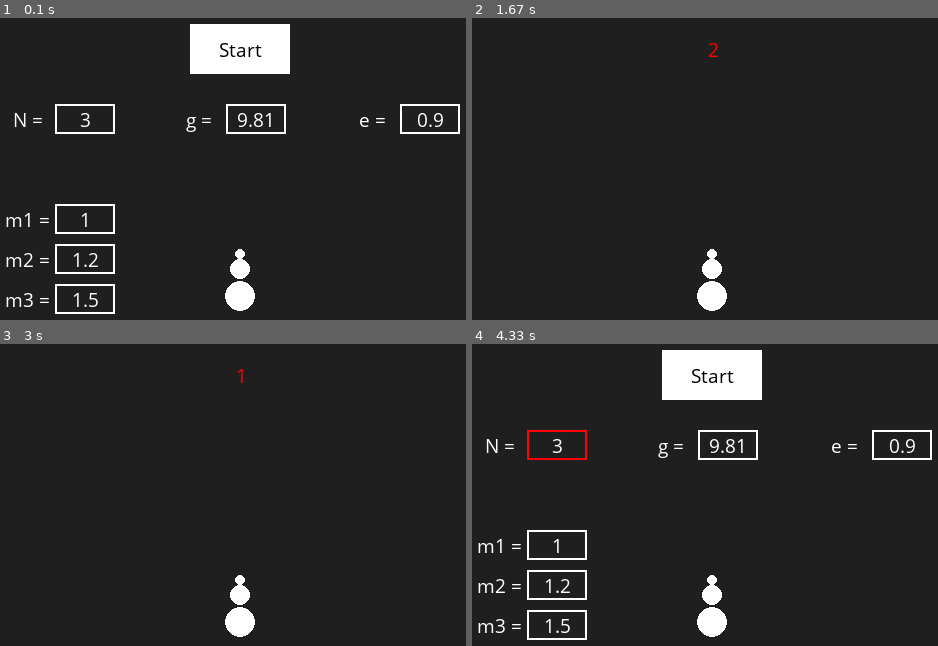
Above: before the commit, frames 1-4 (two rows, left to right).
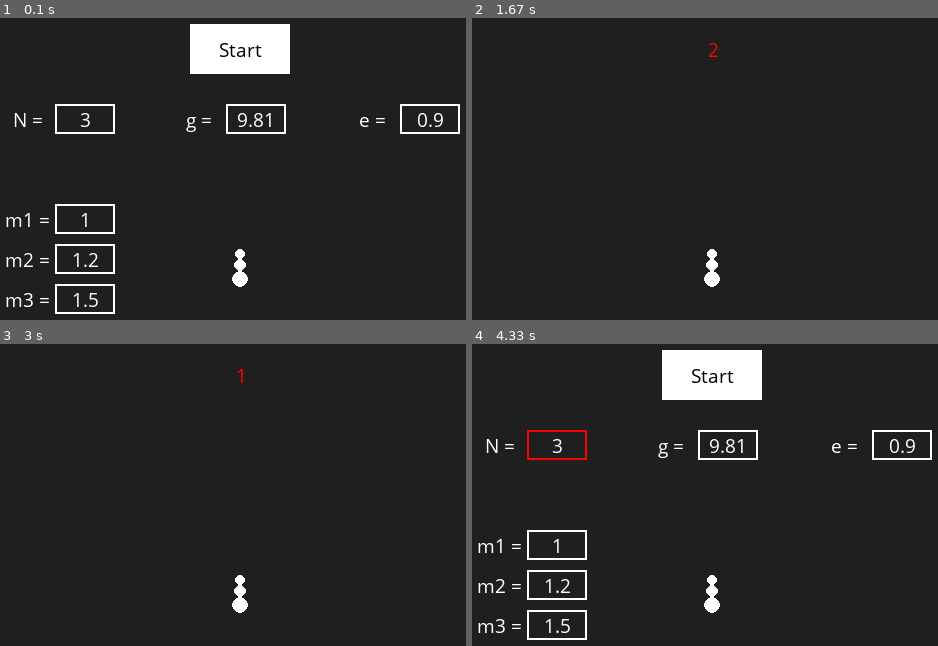
Above: after the commit, the same moments.

Repository: Spektralzerleger/Pygame-Physics
Game: pygame game, started from ballpyramid.py
Two runs of this game, one before a commit and one after it. Both use one fixed random seed, a clock stepped at 60 frames per second and the inputs below.
Inputs (mouse positions are in pixels of both pictures, inside the frame that each line leads up to):
- Up to frame 1 (0.1 s): no input
- Up to frame 2 (1.67 s): click "Start" at 0.38 s
- Up to frame 3 (3 s): no input
- Up to frame 4 (4.33 s): click (844, 576) at 3.28 s; click "Restart" at 3.62 s; click (555, 552) at 3.95 s; click "3" at 4.28 s

The runs differ from the first frame. In frame 1, 0.6% of the frame differs, in the area x 48-55%, y 79-98%; in frame 2, 0.6%; in frame 3, 0.6%; in frame 4, 0.6%.

Commit message:
bug fixes

Diff:
--- a/ballpyramid.py
+++ b/ballpyramid.py
@@ -1,5 +1,5 @@
 """Editor: Eugen Dizer
-Last modified: 01.08.2020
+Last modified: 05.08.2020
 
 
 This is a template code for pygame...
@@ -18,16 +18,17 @@
 Implement the balls, some graphics and the physics of the collision:
 https://de.wikipedia.org/wiki/Doppelball-Versuch
 
-To Do: Fix bugs, add information, theoretical max height for 2 or 3 balls, ...
+To Do: Fix bugs, add information, theoretical max height for 2 or 3 balls, add collision sound...
 """
 
 import pygame, sys
 import numpy as np
 import os
-os.environ['SDL_VIDEO_WINDOW_POS'] = "%d,%d" % (40, 80)
+
+os.environ["SDL_VIDEO_WINDOW_POS"] = "%d,%d" % (40, 80)
 
 # Default radii and masses of the balls
-r = [5, 10, 15]
+r = [5, 7, 10]
 m = [1, 1.2, 1.5]
 
 # Default number of balls
@@ -64,26 +65,30 @@
         # Collision with the left screen side
         if self.x - self.radius <= 0:
             self.x = 0 + self.radius
-            self.vx *= - 1
+            self.vx *= -1
         # Collision with the right screen side
         if self.x + self.radius >= screen_width:
             self.x = screen_width - self.radius
-            self.vx *= - 1
+            self.vx *= -1
         # Collision with the top of the screen
         if (self.y - self.radius <= 0) and (self.vy <= 0):
             pass
         # Collision with the bottom of the screen
         if (self.y + self.radius >= screen_height) and (self.vy >= 0):
             self.y = screen_height - self.radius
-            self.vy *= - 1
+            self.vy *= -1
             self.vy *= elasticity
         # Stop the ball when it's resting on the ground, FIX!!! Do I need it?
         if (self.vy == 0) and (self.y + self.radius - screen_height == screen_height):
-            self.vy = 0 ## FIX
+            self.vy = 0  ## FIX
 
     def ball_collision(self, otherBall, t):
         if np.sqrt((self.x - otherBall.x) ** 2 + (self.y - otherBall.y) ** 2) <= self.radius + otherBall.radius:
-            if (self.vy >= 0 and otherBall.vy <= 0) or (self.vy <= 0 and otherBall.vy <= 0 and abs(self.vy) < abs(otherBall.vy)) or (self.vy >= 0 and otherBall.vy >= 0 and self.vy > otherBall.vy):
+            if (
+                (self.vy >= 0 and otherBall.vy <= 0)
+                or (self.vy <= 0 and otherBall.vy <= 0 and abs(self.vy) < abs(otherBall.vy))
+                or (self.vy >= 0 and otherBall.vy >= 0 and self.vy > otherBall.vy)
+            ):
                 self.y = otherBall.y - (self.radius + otherBall.radius)
                 vy = self.vy
                 self.vy = (2 * otherBall.mass * otherBall.vy + (self.mass - otherBall.mass) * self.vy) / (self.mass + otherBall.mass)
@@ -96,12 +101,14 @@
     textSurface = font.render(text, True, color)
     return textSurface, textSurface.get_rect()
 
+
 def draw_text(x, y, length, height, font, message, color):
     textSurface, textRect = textObject(message, font, color)
     textRect.center = ((x + length / 2)), ((y + height / 2))
     screen.blit(textSurface, textRect)
 
-def start_button(x, y, length, height, color_normal, color_active, text_color): ### Could make also class with start and restart function...
+
+def start_button(x, y, length, height, color_normal, color_active, text_color):  ### Could make also class with start and restart function...
     global countdown, start_ticks
     if (mouse[0] > x) and (mouse[0] < x + length) and (mouse[1] > y) and (mouse[1] < y + height):
         pygame.draw.rect(screen, color_active, (x, y, length, height))
@@ -113,6 +120,7 @@
         pygame.draw.rect(screen, color_normal, (x, y, length, height))
 
     draw_text(x, y, length, height, font, "Start", text_color)
+
 
 def restart_button(x, y, length, height, color_normal, color_active, text_color):
     global start, countdown, balls, max_height
@@ -130,12 +138,13 @@
 
     draw_text(x, y, length, height, font, "Restart", text_color)
 
+
 def count_down(x, y, font, color):
     global countdown, start
     if countdown == True:
         seconds = (pygame.time.get_ticks() - start_ticks) / 1000
         if int(seconds) < 3:
-            draw_text(x, y, 50, 50, font, str(3-int(seconds)), color)
+            draw_text(x, y, 50, 50, font, str(3 - int(seconds)), color)
         else:
             countdown = False
             start = True
@@ -167,26 +176,26 @@
         if (mouse[0] > self.x) and (mouse[0] < self.x + self.length) and (mouse[1] > self.y) and (mouse[1] < self.y + self.height):
             pygame.draw.rect(screen, self.color_active, (self.x, self.y, self.length, self.height), 2)
             if click[0] == 1:
-                self.active = True
+                self.active = True  # Activate button when you click on it
         elif self.active == True:
             pygame.draw.rect(screen, self.color_active, (self.x, self.y, self.length, self.height), 2)
             if click[0] == 1:
-                self.active = False
+                self.active = False  # Deactivate button when you click somewhere else
         else:
             pygame.draw.rect(screen, self.color_normal, (self.x, self.y, self.length, self.height), 2)
 
-        draw_text(self.x, self.y, self.length, self.height, font, self.input, self.color_normal) ### Display input
+        draw_text(self.x, self.y, self.length, self.height, font, self.input, self.color_normal)  ### Display input
 
         ### Functionality
         if self.func == "N":
-            global N, r, m, balls, Inputs, I   ### FIX input functions, fix bad input like ß, ...!!
-            draw_text(self.x - 65, self.y + 5, self.length + 20, self.height - 10, font, self.func + " = ", WHITE) # Could adjust text size
+            global N, r, m, balls, Inputs, I
+            draw_text(self.x - 65, self.y + 5, self.length + 20, self.height - 10, font, self.func + " = ", WHITE)  # Could adjust text size
 
             if len(self.input) > 0:
                 current_N = int(self.input)
                 if current_N != N:
                     N = current_N
-                    r = list((5*np.ones(N)).astype(np.uint8))
+                    r = list((5 * np.ones(N)).astype(np.uint8))
                     m = list(np.ones(N).astype(np.uint8))
                     balls = init_balls()
                     Inputs = init_inputs()
@@ -194,27 +203,29 @@
 
         elif self.func == "g":
             global g
-            draw_text(self.x - 65, self.y + 5, self.length + 20, self.height - 10, font, self.func + " = ", WHITE) # Could adjust text size
+            draw_text(self.x - 65, self.y + 5, self.length + 20, self.height - 10, font, self.func + " = ", WHITE)  # Could adjust text size
 
             if len(self.input) > 0:
                 g = 100 * float(self.input)
 
         elif self.func == "e":
             global elasticity
-            draw_text(self.x - 65, self.y + 5, self.length + 20, self.height - 10, font, self.func + " = ", WHITE) # Could adjust text size
+            draw_text(self.x - 65, self.y + 5, self.length + 20, self.height - 10, font, self.func + " = ", WHITE)  # Could adjust text size
 
             if len(self.input) > 0:
                 elasticity = float(self.input)
 
         elif self.func[0] == "m":
-            draw_text(self.x - 65, self.y + 5, self.length + 20, self.height - 10, font, self.func + " = ", WHITE) # Could adjust text size
+            draw_text(self.x - 65, self.y + 5, self.length + 20, self.height - 10, font, self.func + " = ", WHITE)  # Could adjust text size
 
             if len(self.input) > 0:
                 # Assumption: box name starts with m and is followed by mass number
                 m[int(self.func[1:]) - 1] = float(self.input)
-                # set radius...
+                if float(self.input) > 10:
+                    r[int(self.func[1:]) - 1] = 5 * 10
+                else:
+                    r[int(self.func[1:]) - 1] = round(5 * float(self.input))
                 balls = init_balls()
-            ##### FIX!! mass setting! and radius with mass...
 
         else:
             draw_text(self.x - 65, self.y + 5, self.length + 20, self.height - 10, font, self.func + " = ", WHITE)
@@ -224,12 +235,11 @@
     global max_height
     current_height = int(screen_height - balls[0].y)
     draw_text(x - 40, y, length, height, font, "h = ", color)
-    draw_text(x, y, length, height, font, str(screen_height - initial_height), color) # Initial height
+    draw_text(x, y, length, height, font, str(screen_height - initial_height), color)  # Initial height
     if current_height > max_height:
         max_height = current_height
     draw_text(x - 40, y + 30, length, height, font, "H = ", color)
     draw_text(x, y + 30, length, height, font, str(max_height), color)  # Max height
-
 
 
 # Initialize pygame window
@@ -255,16 +265,18 @@
 initial_height = 250
 max_height = screen_height - initial_height
 
+
 def init_balls():
     balls = []
-    balls.append(Ball(250, initial_height, 0, 0, r[0], m[0], WHITE))
+    balls.append(Ball(250, initial_height, 0, 0, r[0], m[0], WHITE))  # Top ball
     radius = r[0]
-    # Mass can define how big the ball is, FIX
+    # All the other balls
     for i in range(N - 1):
-        balls.append(Ball(250, initial_height + (radius + r[i+1]), 0, 0, r[i + 1], m[i + 1], WHITE))
-        radius += 2 * r[i+1] + 2
+        balls.append(Ball(250, initial_height + (radius + r[i + 1]), 0, 0, r[i + 1], m[i + 1], WHITE))
+        radius += 2 * r[i + 1]
 
     return balls
+
 
 balls = init_balls()
 
@@ -279,16 +291,16 @@
     Inputs.append(e_Input)
     # Make N input boxes for m1, m2, ..., mN
     for i in range(N):
-        Inputs.append(Input(65, 200 + 40 * i, 60, 30, WHITE, RED, "m{}".format(i+1)))
+        Inputs.append(Input(65, 200 + 40 * i, 60, 30, WHITE, RED, "m{}".format(i + 1)))
 
     return Inputs
+
 
 Inputs = init_inputs()
 I = len(Inputs)
 
 countdown = False
 start = False
-finished = False
 
 # Game loop
 while True:
@@ -307,8 +319,14 @@
                     if event.key == pygame.K_BACKSPACE:
                         Inputs[i].input = Inputs[i].input[:-1]
                     else:
-                        if len(Inputs[i].input) < 4:  ### For N_Input??? FIX INPUT length...
-                            Inputs[i].input += event.unicode
+                        if len(Inputs[i].input) < 4:
+                            # Input should be integer or float
+                            if event.unicode in ["0", "1", "2", "3", "4", "5", "6", "7", "8", "9", "."]:
+                                Inputs[i].input += event.unicode
+                            # Handling bad input
+                            if (Inputs[i].input[0] == ".") or (Inputs[i].input.count(".") > 1):
+                                Inputs[i].input = Inputs[i].input[:-1]
+                        else:
                             Inputs[i].active = False
 
     mouse = pygame.mouse.get_pos()
@@ -336,10 +354,7 @@
             balls[i].draw()
             balls[i].move(dt)
         for i in range(N - 1):
-            balls[i].ball_collision(balls[i + 1], dt) # FIX: ball collision for N > 3! Maybe just for i, j...
-    if finished == True:  # FIX: When it's finished? Do I need it?
-        restart_button(200, 20, 100, 50, WHITE, RED, BLACK)
-        for i in range(N):
-            balls[i].draw()
+            for j in range(i + 1, N):
+                balls[i].ball_collision(balls[j], dt)
 
     pygame.display.flip()
